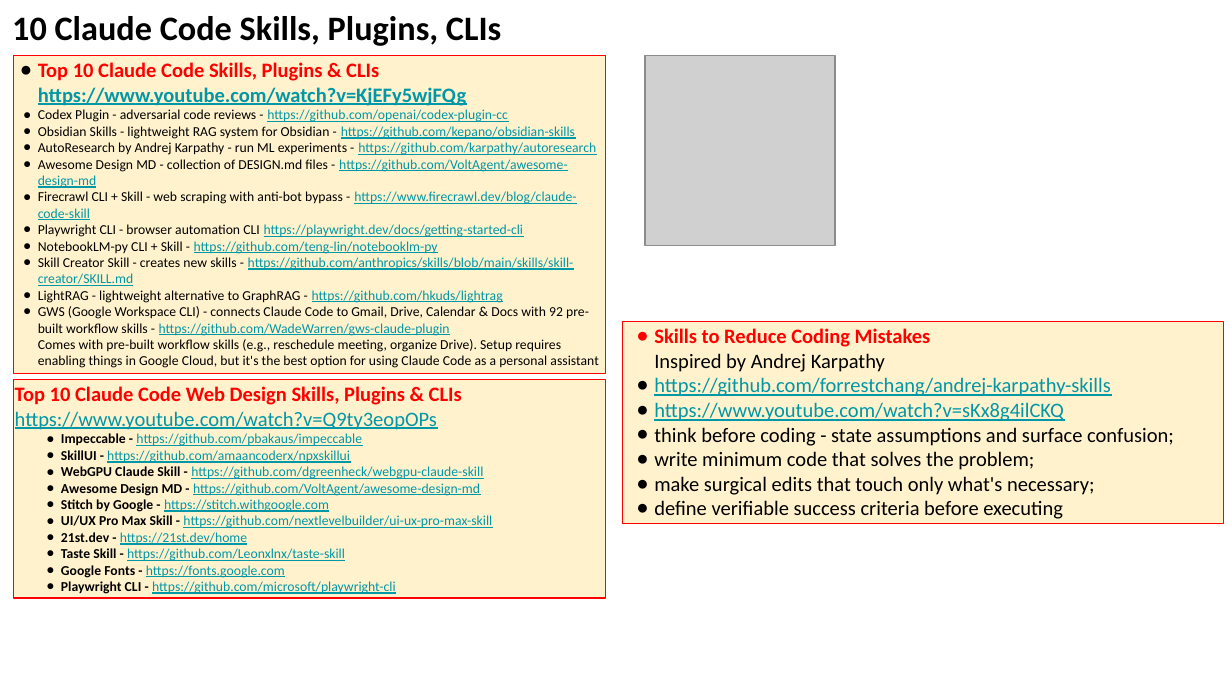
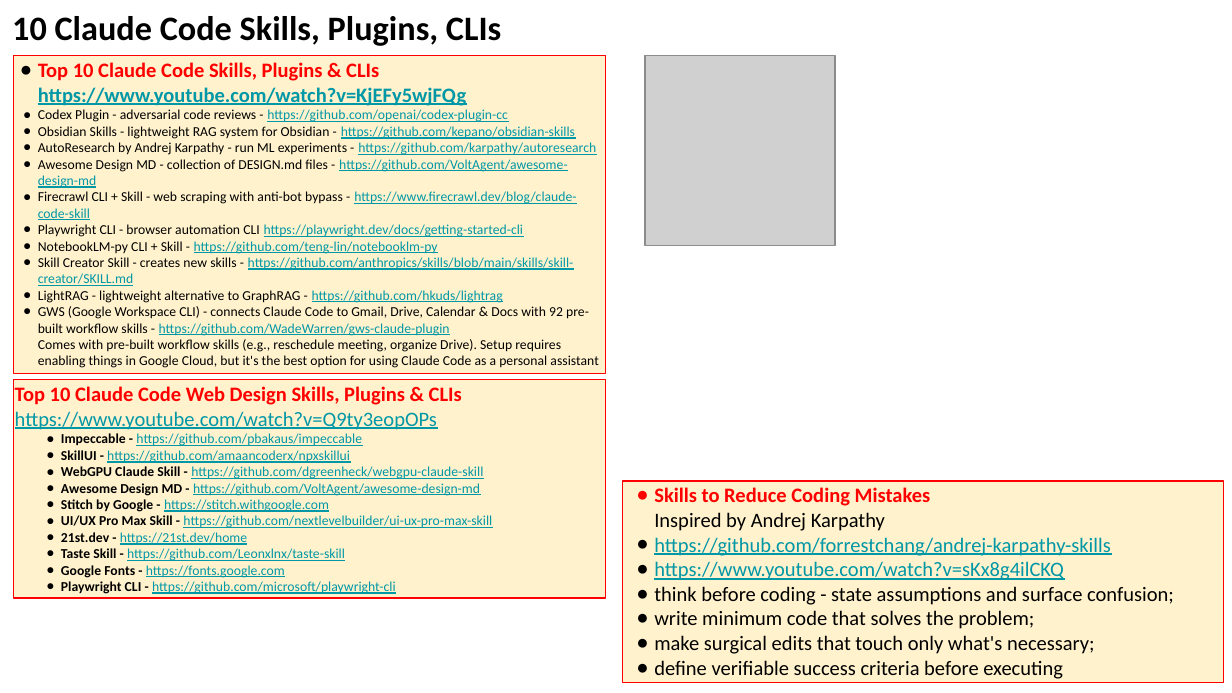
Before and after one commit to lselector/seminar, a slide deck: slide 11 of 2026/2026-04-17-AI-Updates.pptx (slide 10 before the commit). Drawn at 1232x693 pixels with LibreOffice and Linux fonts; fonts in the diff are those of the drawing; grey boxes stand for pictures. Boxes give left, top, right and bottom in pixels: in the first picture for what was removed or moved away, otherwise in the second. Text is boxed around its words. In the diff, an @@ line names an element or a change of style, - is before the commit and + after.

```diff
--- a/2026/2026-04-17-AI-Updates.pptx
+++ b/2026/2026-04-17-AI-Updates.pptx
@@ rectangle "Skills to Reduce Coding Mistakes ...": place and size @@
-rectangle "Skills to Reduce Coding Mistakes ..." at [622,322,1223,524]
+rectangle "Skills to Reduce Coding Mistakes ..." at [622,482,1223,684]
```
Also in this commit, not shown: 9 other slides changed, 4 slides added, 1 slide removed.
